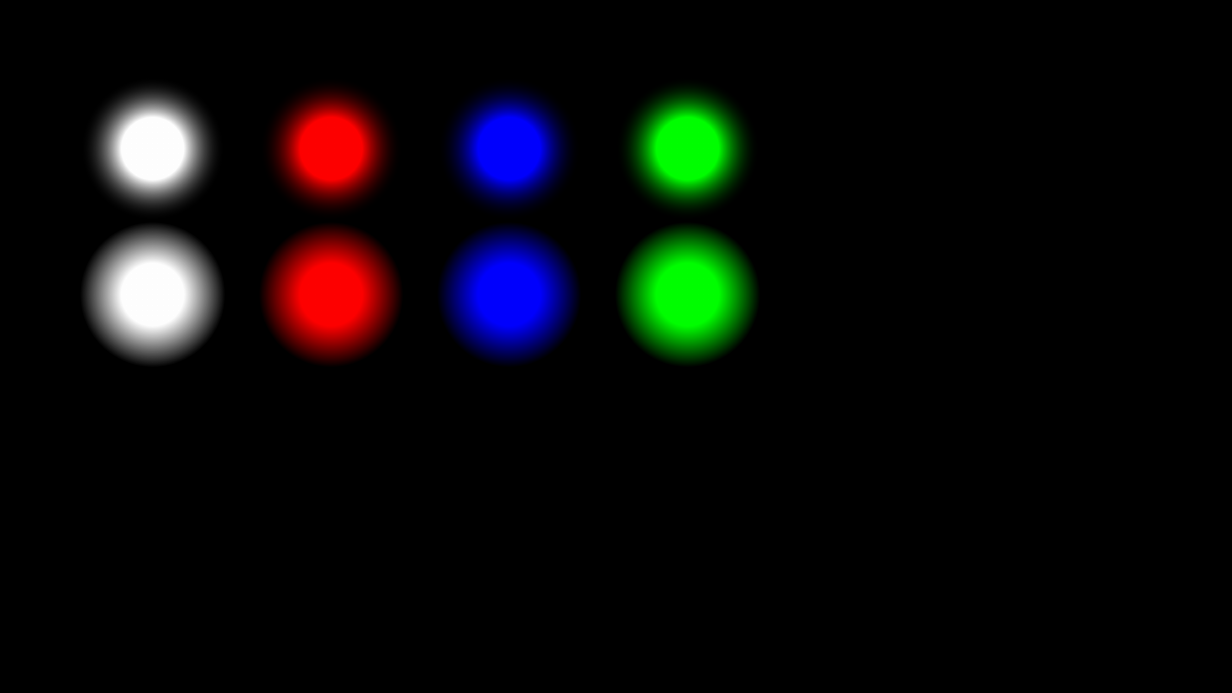
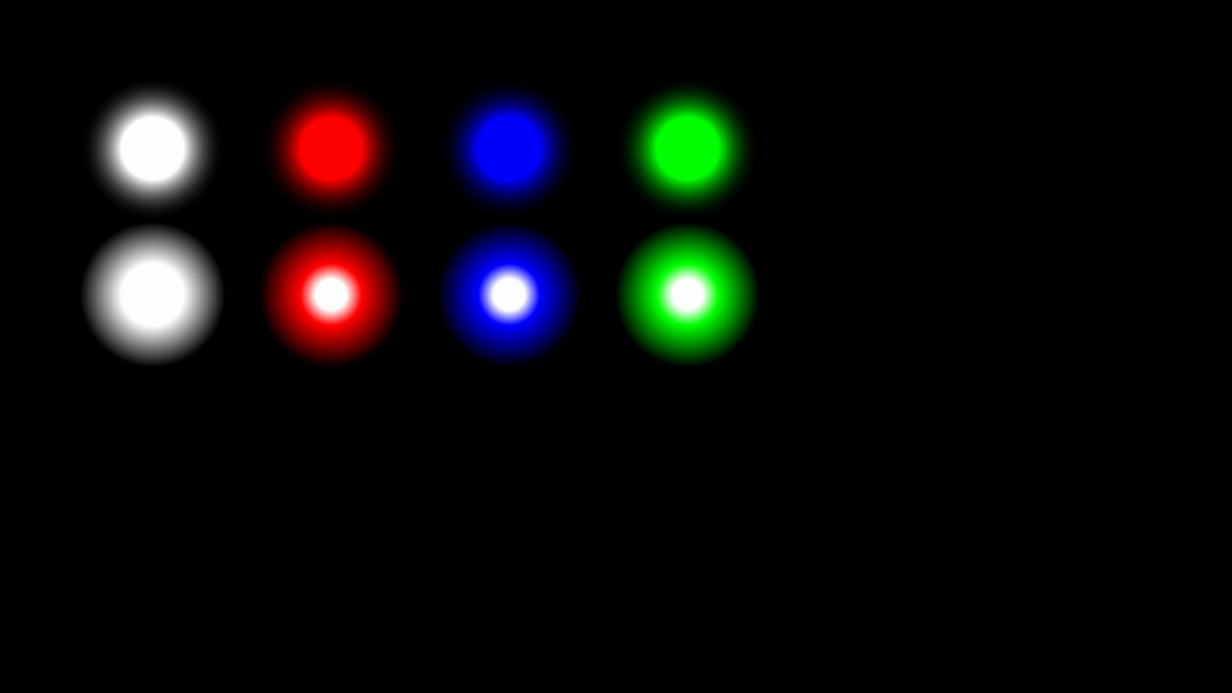
Before and after one commit to SNUGDC/LightsOn, a slide deck: slide 4 of Art Dummy.pptx. Drawn at 1232x693 pixels with LibreOffice and Linux fonts; fonts in the diff are those of the drawing. Boxes give left, top, right and bottom in pixels: in the first picture for what was removed or moved away, otherwise in the second. Text is boxed around its words. In the diff, an @@ line names an element or a change of style, - is before the commit and + after.

```diff
--- a/Art Dummy.pptx
+++ b/Art Dummy.pptx
@@ ellipse at (258, 222, 403, 367): fill gradient #FF0000 to gradient #FFFFFF to #FF0000 @@
@@ ellipse at (436, 222, 581, 367): fill gradient #0000FF to gradient #FFFFFF to #0000FF @@
@@ ellipse at (615, 222, 760, 367): fill gradient #00FF00 to gradient #FFFFFF to #00FF00 @@
```
Also in this commit, not shown: 1 other slide changed, 17 other files.
